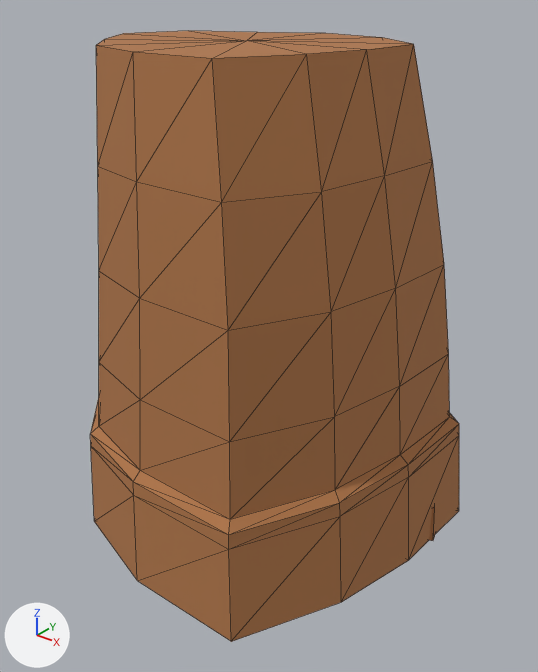
The FBX model RawAssets/Canyon/FBX/SM_CinderCanyon_Rock_F_LOD2.fbx: old version first, new version second.
The view is the same before and after, from a camera (50 mm lens) standing at (1.072, -1.26, 1.241) and looking at (0.068, -0.005, 0.463). The lights are fixed; the arrows at lower left show +X, +Y and +Z. The first picture is the older version. Mesh edges are drawn as thin lines. Where no turn or scale is listed for an object, it has been applied to the vertices.

The scene before the commit, as lines of its bpy script (objects in view):
```python
mat_m_cindercanyonrock = principled_material('M_CinderCanyonRock')
mat_m_cindercanyonrock.base_color = (0.43, 0.18, 0.065)  # brown #af7648
mat_m_cindercanyonrock.roughness = 0.9
me_sm_cindercanyon_rock_f_lod2_mesh_001 = bpy.data.meshes.new('SM_CinderCanyon_Rock_F_LOD2_Mesh.001')
me_sm_cindercanyon_rock_f_lod2_mesh_001.from_pydata(...)  # 122 vertices, 228 faces; spans x -0.5..0.5, y -0.445..0.445, z 0.0..1.12
me_sm_cindercanyon_rock_f_lod2_mesh_001.materials.append(mat_m_cindercanyonrock)  # brown #af7648
ob_sm_cindercanyon_rock_f_lod2 = bpy.data.objects.new('SM_CinderCanyon_Rock_F_LOD2', me_sm_cindercanyon_rock_f_lod2_mesh_001)
ob_sm_cindercanyon_rock_f_lod2.location = (0.0, 0.0, 0.0)
```
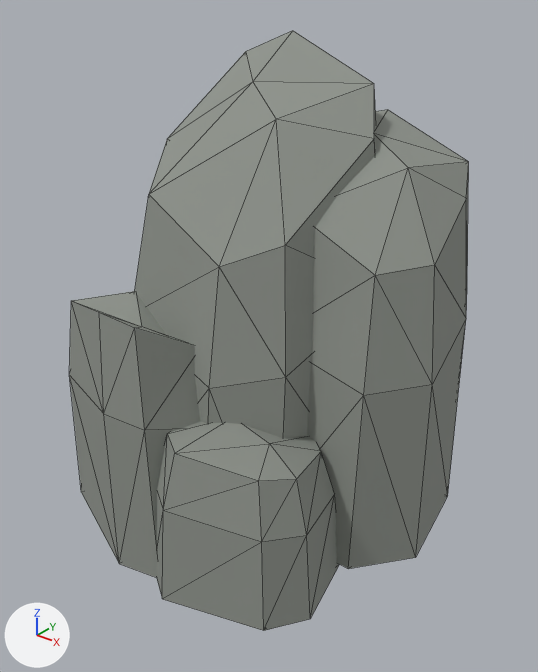
Where the change shows, as pixel boxes (x1, y1, x2, y2) in the pictures (538 x 672 px):
'SM_CinderCanyon_Rock_F_LOD2', recoloured, reshaped (8% wider)
    before: (90, 31, 459, 642)
    after: (69, 31, 469, 631)
part 1 of me_sm_cindercanyon_rock_f_lod2_mesh_001, rebuilt
    before: (90, 31, 459, 642)
    after: (134, 31, 376, 438)
part 2 of me_sm_cindercanyon_rock_f_lod2_mesh_001, added
    after: (307, 110, 469, 569)
part 3 of me_sm_cindercanyon_rock_f_lod2_mesh_001, added
    after: (69, 291, 200, 578)
part 4 of me_sm_cindercanyon_rock_f_lod2_mesh_001, added
    after: (157, 421, 339, 631)
part 5 of me_sm_cindercanyon_rock_f_lod2_mesh_001, deleted (mostly hidden)
    before: (429, 506, 435, 541)

What the commit changed:
Material 'M_CinderCanyonRock' (mat_m_cindercanyonrock) changes colour from brown #af7648 to grey #8e938b; in linear values from (0.43, 0.18, 0.065) to (0.27, 0.29, 0.26).
me_sm_cindercanyon_rock_f_lod2_mesh_001 is used by ob_sm_cindercanyon_rock_f_lod2; location (0.0, 0.0, 0.0).
me_sm_cindercanyon_rock_f_lod2_mesh_001 had 122 vertices, 228 faces and spanned x -0.5..0.5, y -0.445..0.445, z 0.0..1.12.
me_sm_cindercanyon_rock_f_lod2_mesh_001 now has 130 vertices, 240 faces and spans x -0.5..0.5, y -0.445..0.445, z 0.0..1.12.
me_sm_cindercanyon_rock_f_lod2_mesh_001 part 1: the loose piece of 98 vertices spanning x -0.5..0.498, y -0.445..0.445, z 0.004..1.12 is rebuilt with 26 vertices and now spans x -0.311..0.307, y -0.303..0.336, z 0.0..1.12.
me_sm_cindercanyon_rock_f_lod2_mesh_001 part 2: a new loose piece of 26 vertices spanning x 0.031..0.5, y -0.134..0.357, z 0.017..0.958, in mat_m_cindercanyonrock (grey #8e938b).
me_sm_cindercanyon_rock_f_lod2_mesh_001 part 3: a new loose piece of 26 vertices spanning x -0.36..0.135, y -0.431..-0.02, z 0.0..0.614, in mat_m_cindercanyonrock (grey #8e938b).
me_sm_cindercanyon_rock_f_lod2_mesh_001 part 4: a new loose piece of 26 vertices spanning x -0.013..0.407, y -0.445..-0.058, z 0.0..0.372, in mat_m_cindercanyonrock (grey #8e938b).
me_sm_cindercanyon_rock_f_lod2_mesh_001 part 5: the loose piece of 8 vertices spanning x 0.328..0.5, y 0.062..0.166, z 0.0..0.093 is deleted.
Other edits to the shape of me_sm_cindercanyon_rock_f_lod2_mesh_001 do not show in these pictures.
